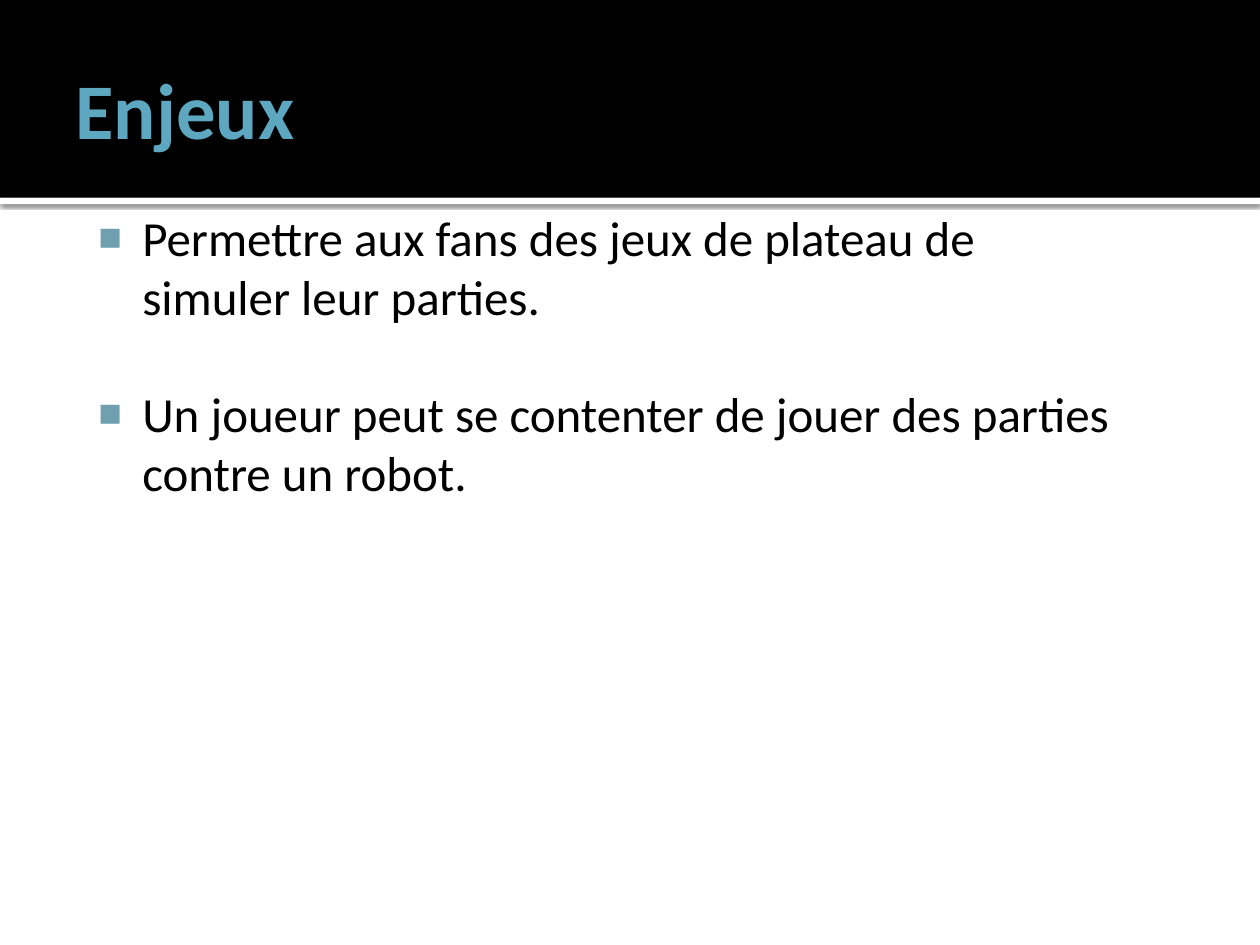
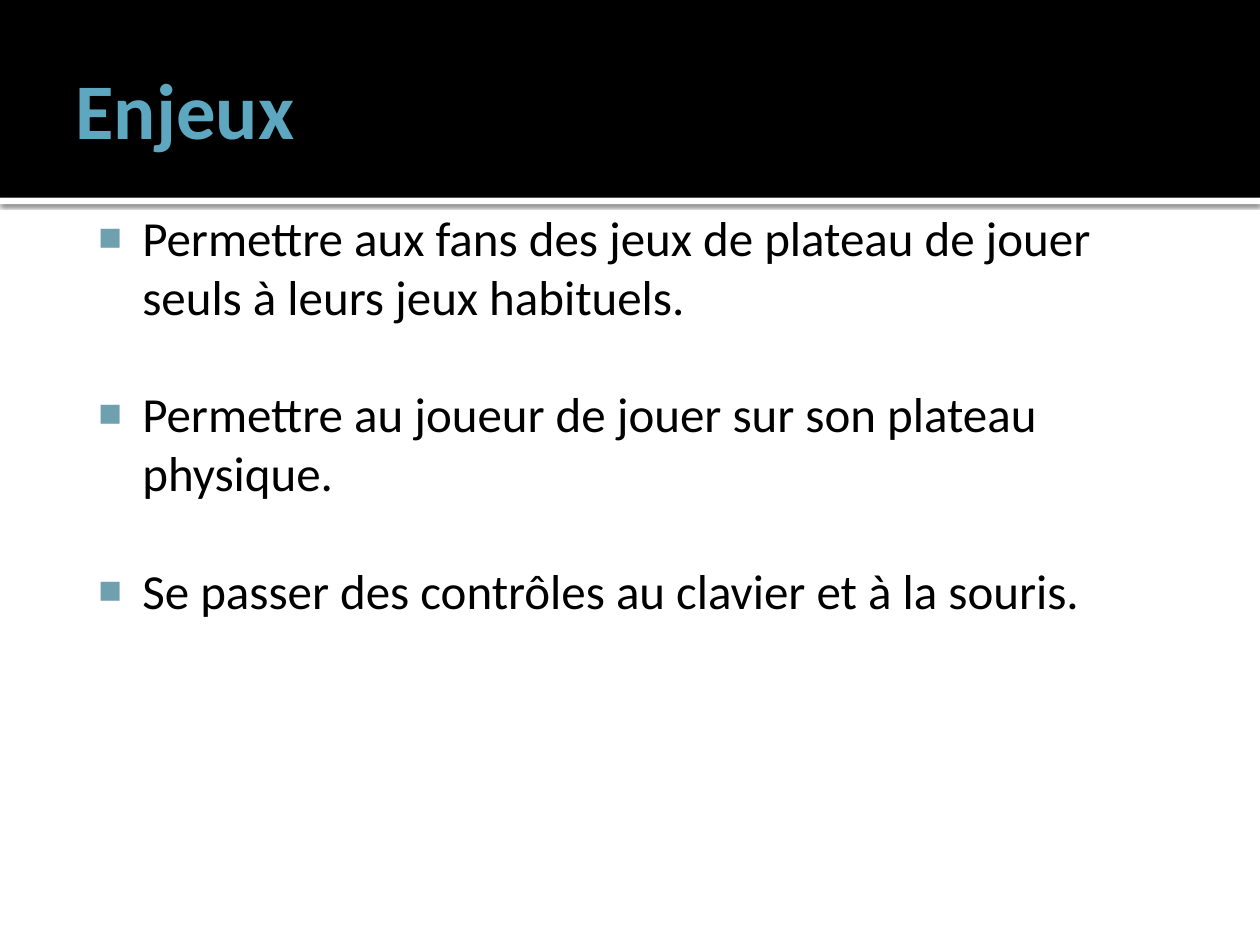
Before and after one commit to charaf7/Projet-annuel, a slide deck: slide 3 of CharteProjet.pptx. Drawn at 1260x945 pixels with LibreOffice and Linux fonts; fonts in the diff are those of the drawing. Boxes give left, top, right and bottom in pixels: in the first picture for what was removed or moved away, otherwise in the second. Text is boxed around its words. In the diff, an @@ line names an element or a change of style, - is before the commit and + after.

```diff
--- a/CharteProjet.pptx
+++ b/CharteProjet.pptx
@@ text at (142,222,1091,617): text changed @@
-■ Permettre aux fans des jeux de plateau de simuler leur parties.
-■ Un joueur peut se contenter de jouer des parties contre un robot.
+■ Permettre aux fans des jeux de plateau de jouer seuls à leurs jeux habituels.
+■ Permettre au joueur de jouer sur son plateau physique.
+■ Se passer des contrôles au clavier et à la souris.
```
Also in this commit, not shown: 4 other slides changed, 1 other file.
